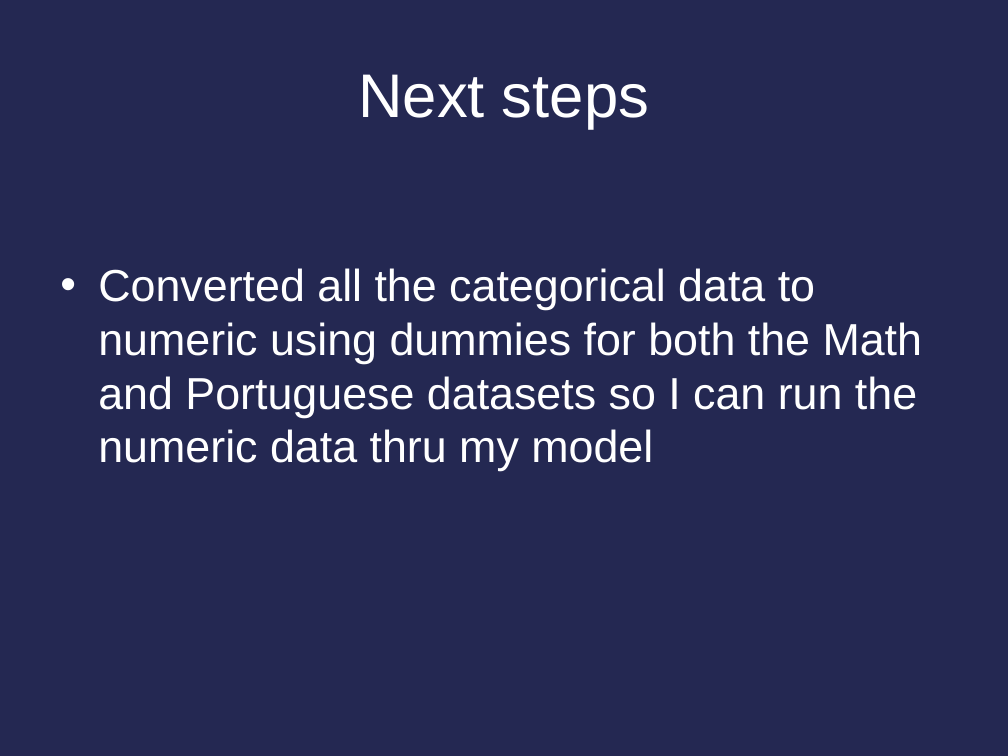
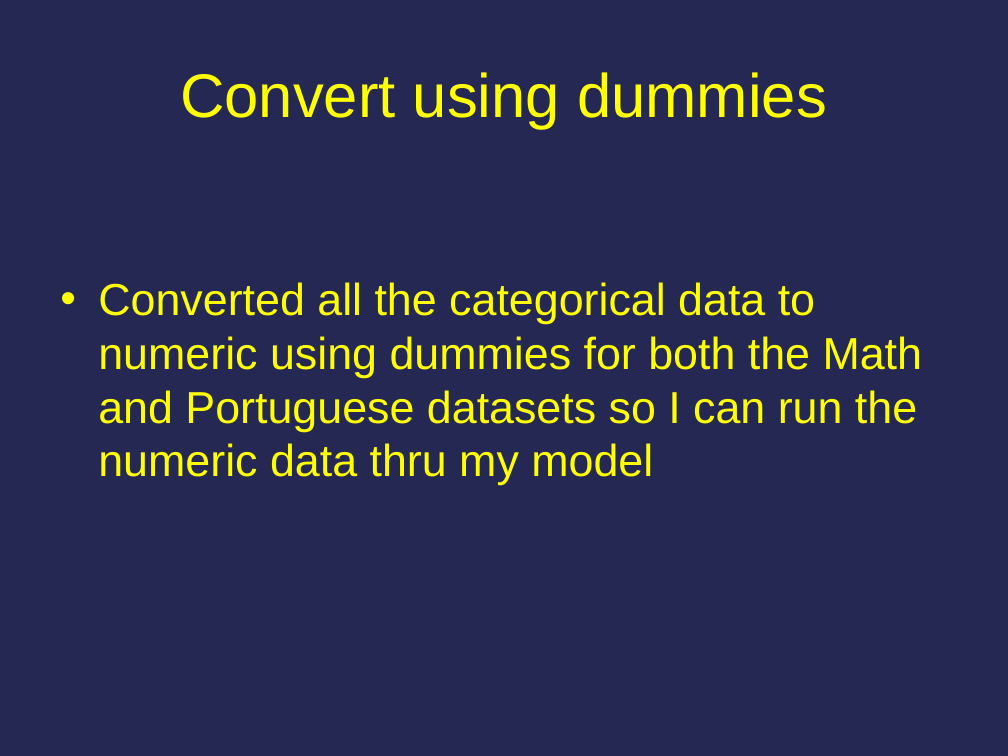
Before and after one commit to cfrandall2/CarolynProject, a slide deck: slide 12 of Carolyn_Randall_DSProject.pptx (slide 20 before the commit). Drawn at 1008x756 pixels with LibreOffice and Linux fonts; fonts in the diff are those of the drawing. Boxes give left, top, right and bottom in pixels: in the first picture for what was removed or moved away, otherwise in the second. Text is boxed around its words. In the diff, an @@ line names an element or a change of style, - is before the commit and + after.

```diff
--- a/Carolyn_Randall_DSProject.pptx
+++ b/Carolyn_Randall_DSProject.pptx
@@ title at box(180, 72, 827, 129): text changed; text colour #FFFFFF to #FFFF00 @@
-Next steps
+Convert using dummies
@@ text "Converted all the categorical data ...": place and size @@
-text "Converted all the categorical data ..." at box(98, 268, 923, 471)
+text "Converted all the categorical data ..." at box(98, 282, 923, 485)
@@ text "Converted all the categorical data ..." at box(98, 282, 923, 485): text colour #FFFFFF to #FFFF00 @@
```
Also in this commit, not shown: 38 other slides changed, 2 slides added, 1 slide removed.
